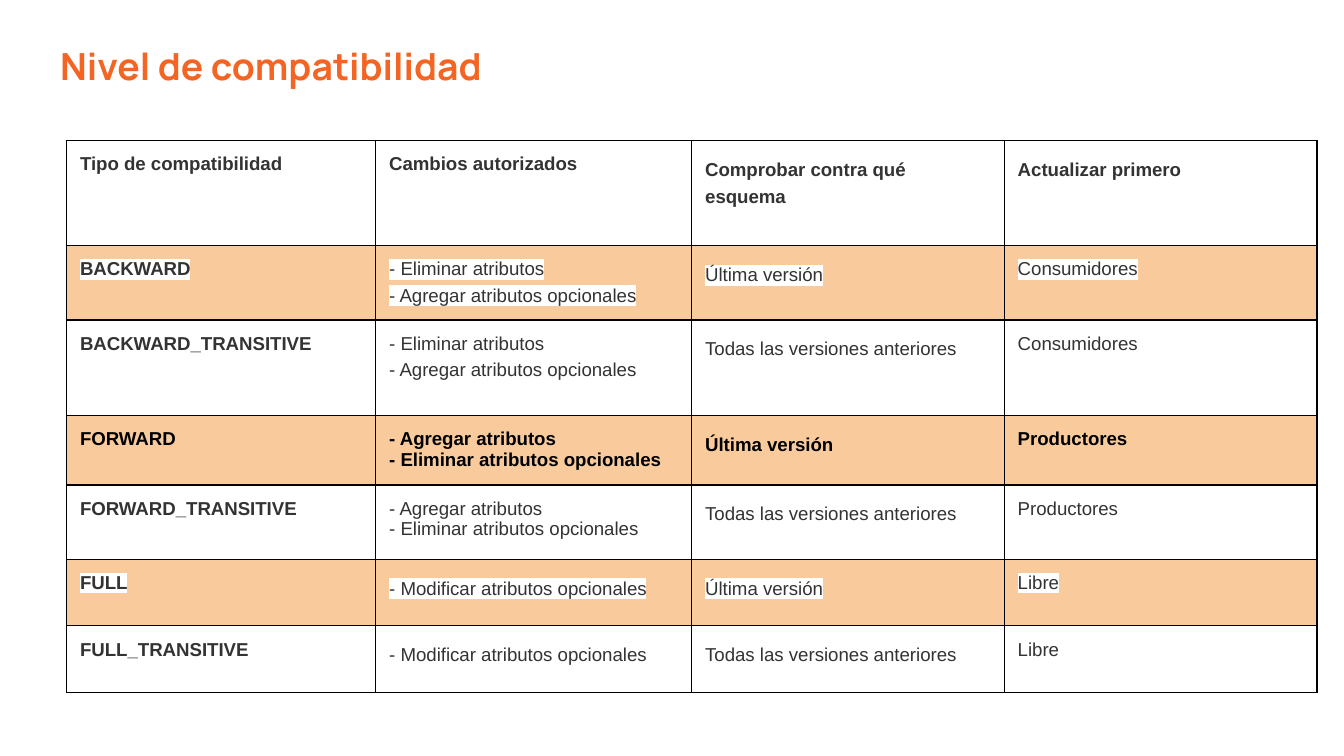
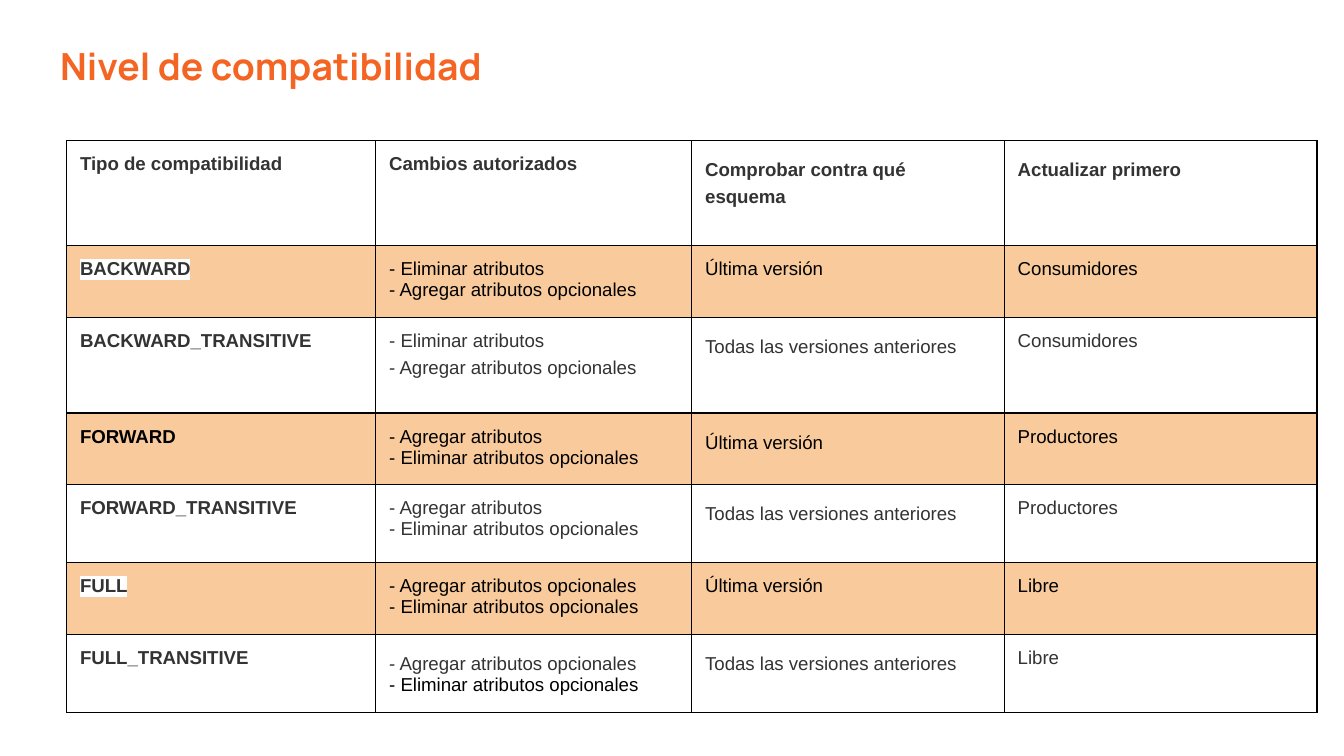
Before and after one commit to vass-engineering/102-spring-kafka-registry, a slide deck: slide 20 of docs/Kafka-GobernanzaDeEsquema.pptx. Drawn at 1344x756 pixels with LibreOffice and Linux fonts; fonts in the diff are those of the drawing. Boxes give left, top, right and bottom in pixels: in the first picture for what was removed or moved away, otherwise in the second. Text is boxed around its words. In the diff, an @@ line names an element or a change of style, - is before the commit and + after.

Commit message:
update slides

```diff
--- a/docs/Kafka-GobernanzaDeEsquema.pptx
+++ b/docs/Kafka-GobernanzaDeEsquema.pptx
@@ table at (x1=67, y1=141, x2=1318, y2=699) @@
-row 6, column 2: - Modificar atributos opcionales
+row 6, column 2: - Agregar atributos opcionales / - Eliminar atributos opcionales
-row 7, column 2: - Modificar atributos opcionales
+row 7, column 2: - Agregar atributos opcionales / - Eliminar atributos opcionales
@@ text colour #333333 to #000000, highlight #FFFFFF to none in "- Eliminar atributos", "- Agregar atributos opcionales", "Última versión", "Consumidores" and 2 more places @@
@@ bold off in "- Agregar atributos", "- Eliminar atributos opcionales", "Última versión", "Productores" @@
@@ line spacing 1.29 to 1 @@
```
Also in this commit, not shown: 1 other file.
